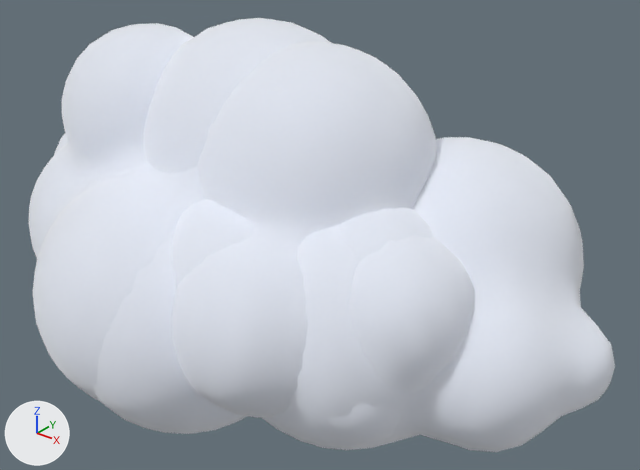
The glTF model Cloud.glb as it was, and as the next commit left it.
The view is the same before and after, from a camera (50 mm lens) standing at (6.82, -7.28, 4.56) and looking at (0.67, 0.41, -0.2). Arrows for +X, +Y and +Z are at lower left; the lights stay in place. The first picture is the older version. Vertices at exactly the same position are counted once.

Names of what the first picture shows: 'Cloud_02', 'Cloud_03', 'Cloud_04', 'Cloud_05'.
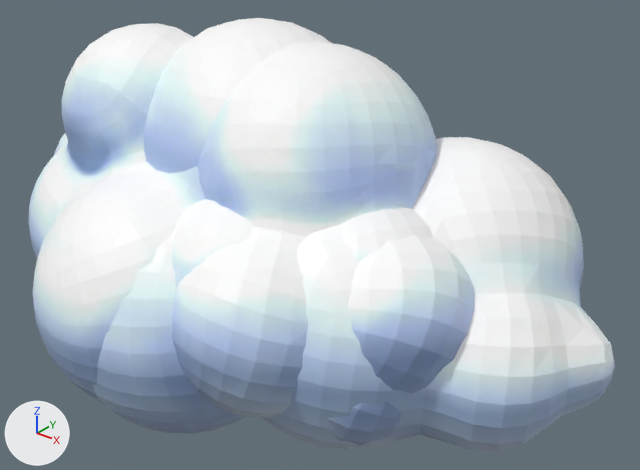
Edits to the bpy script that builds the scene:
```text
Add img_image_0:
    img_image_0 = load_image('Image_0', '_unpacked/Image_0', 1024, 1024, 'sRGB')
Change mat_mat:
    remove mat_mat.base_color = (0.941, 0.961, 1.0)  # white #f8fbff
    mat_mat.metallic: 1.0 -> 0.0
    mat_mat.roughness: 1.0 -> 0.5
    add mat_mat.texture = img_image_0
Change me_cloud_05:
    where me_cloud_05.from_pydata(...)  # 1984 vertices, 3964 faces; spans x -4.32..4.32, y -2.65..2.65, z -2.18..2.18
    used by ob_cloud_05; location = (0.0, 0.0, 0.0)
    me_cloud_05 part 1: texture (UV) coordinates of 3964 of 3964 faces, centred in x -4.32..4.31, y -2.64..2.63, z -2.17..2.16, changed; they spanned u 0.0..1.0, v 0.02..0.97 and now span u 0.1..0.74, v 0.33..0.81
Change me_cloud_04:
    where me_cloud_04.from_pydata(...)  # 1428 vertices, 2852 faces; spans x -3.06..3.06, y -2.57..2.57, z -2.32..2.32
    used by ob_cloud_04; location = (0.0, 0.0, 0.0)
    me_cloud_04 part 2: texture (UV) coordinates of 2852 of 2852 faces, centred in x -3.05..3.05, y -2.55..2.56, z -2.31..2.3, changed; they spanned u 0.0..0.99, v 0.01..0.98 and now span u 0.12..0.93, v 0.03..0.92
Change me_cloud_03:
    where me_cloud_03.from_pydata(...)  # 1296 vertices, 2588 faces; spans x -3.61..3.61, y -2.21..2.21, z -2.19..2.19
    used by ob_cloud_03; location = (0.0, 0.0, 0.0)
    me_cloud_03 part 3: texture (UV) coordinates of 2588 of 2588 faces, centred in x -3.6..3.6, y -2.21..2.2, z -2.18..2.17, changed; they spanned u 0.0..0.99, v 0.01..0.98 and now span u 0.0..0.89, v 0.03..0.88
```

Boxes [x1, y1, x2, y2] around the edits, measured in the pictures (640 x 470 px):
'Cloud_05', surface changed
    both: [28, 23, 615, 452]
'Cloud_03', surface changed
    both: [172, 41, 474, 446]
'Cloud_04', surface changed
    both: [93, 18, 331, 434]
'Cloud_02', surface changed
    both: [172, 199, 434, 288]
